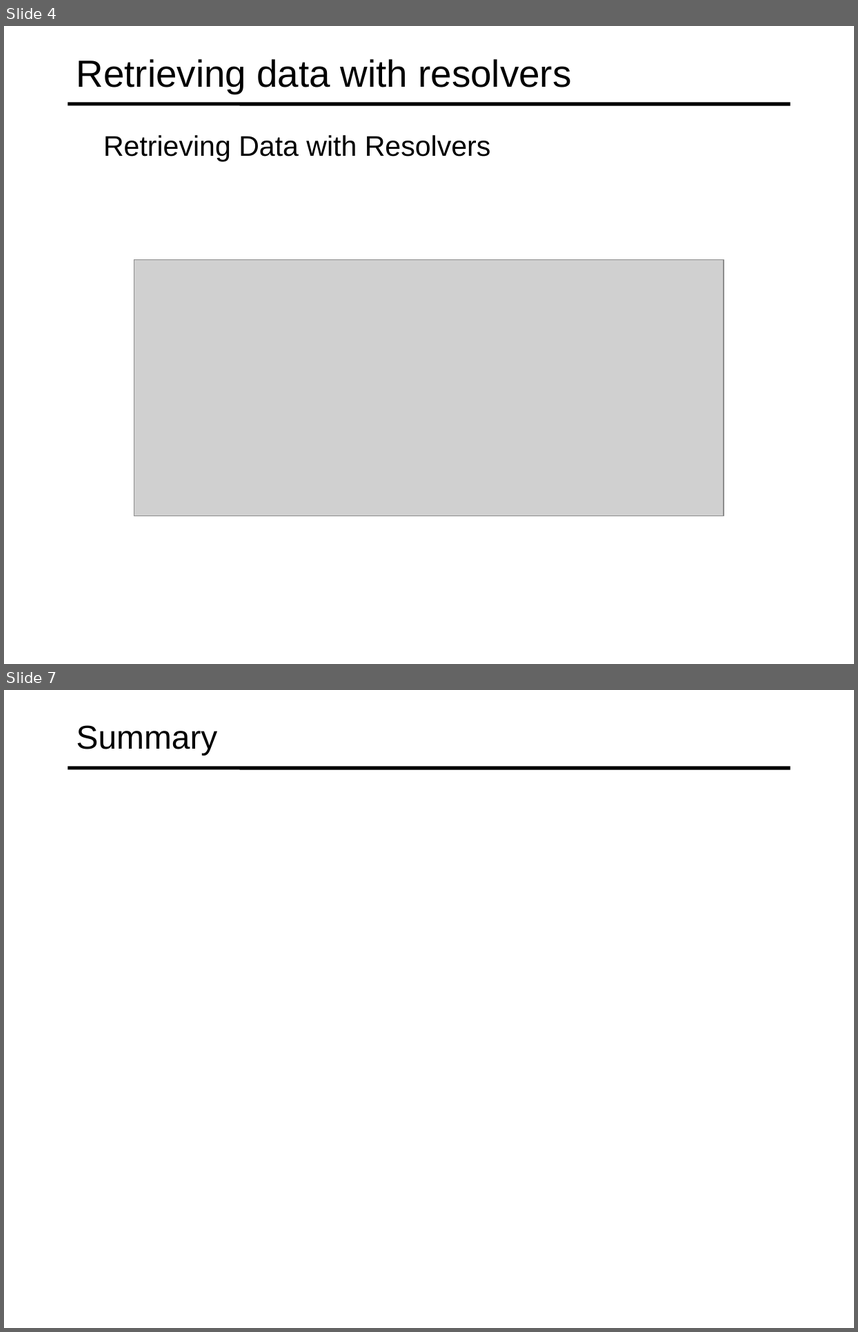
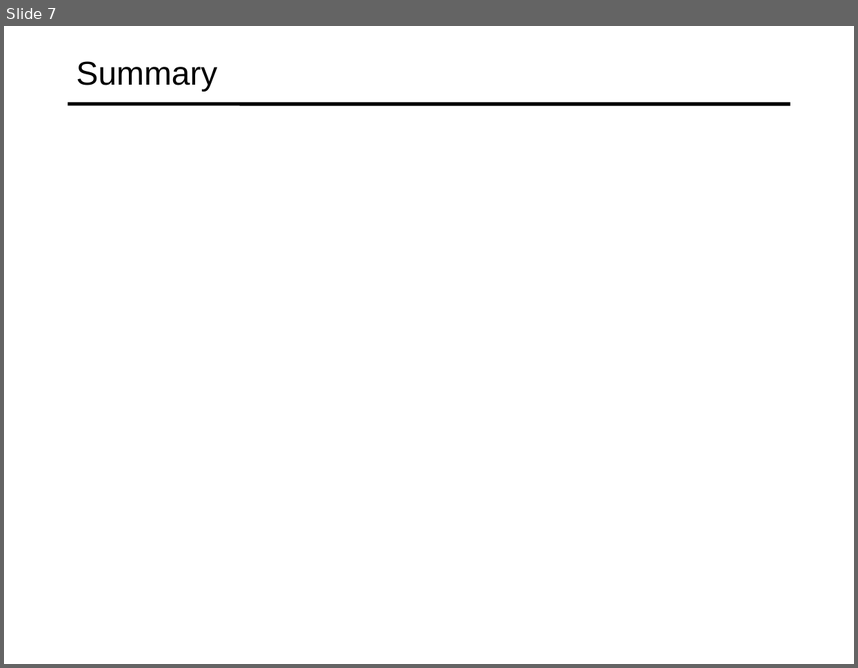
Before and after one commit to specter01wj/Jago_Link_Training, a slide deck: Angular/Angular12/Deep Dive/Angular HTTP Communication/3_Creating_Interceptors/L3_Creating_Interceptors.ppt. Shown one above the other, each under a label of ours: slides 4 and 7 before the commit, slide 7 after it; the slides between them are not shown. The pictures are 858x1332 and 858x668 pixels, drawn with LibreOffice and Linux fonts; fonts in the diff are those of the drawing; grey boxes stand for pictures. Boxes give left, top, right and bottom in pixels: in the first picture for what was removed or moved away, otherwise in the second. Text is boxed around its words. In the diff, an @@ line names an element or a change of style, - is before the commit and + after.

```diff
--- a/Angular/Angular12/Deep Dive/Angular HTTP Communication/3_Creating_Interceptors/L3_Creating_Interceptors.ppt
+++ b/Angular/Angular12/Deep Dive/Angular HTTP Communication/3_Creating_Interceptors/L3_Creating_Interceptors.ppt
@@ slide 4 removed at [4,26,854,664], background #FFFFFF; not listed: 1 template element that a slide beside it also shows @@
@@ title removed at [76,59,571,94] @@
-Retrieving data with resolvers
@@ text removed at [103,135,491,161] @@
-  Retrieving Data with Resolvers
@@ picture removed at [134,260,723,517] @@
```
Also in this commit, not shown: 2 slides changed, 4 slides added, 3 other slides removed, 2 other files.
